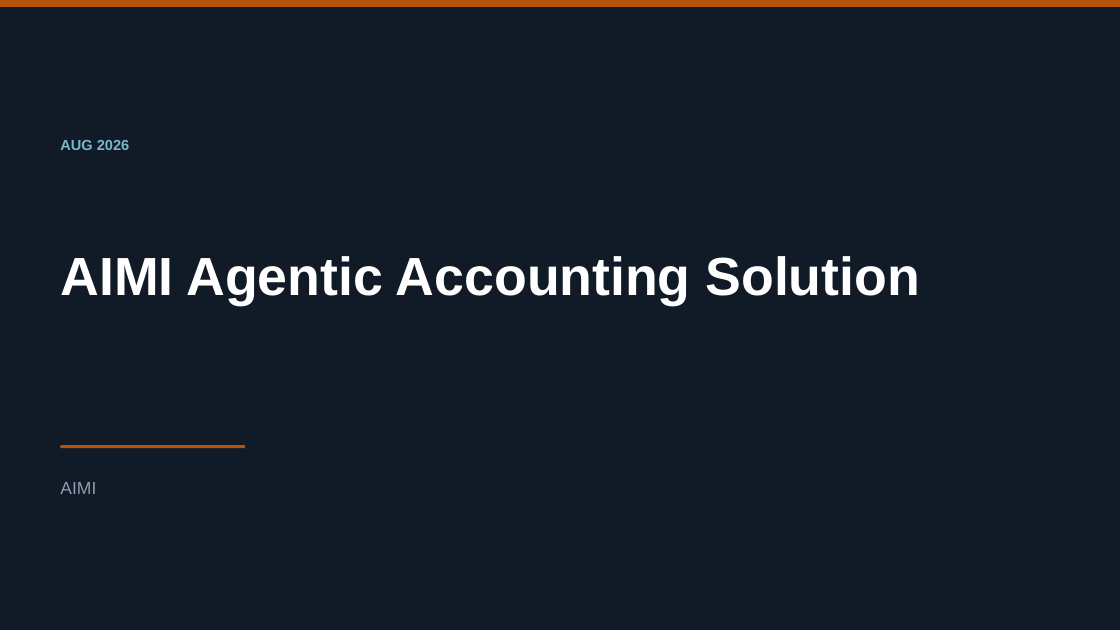
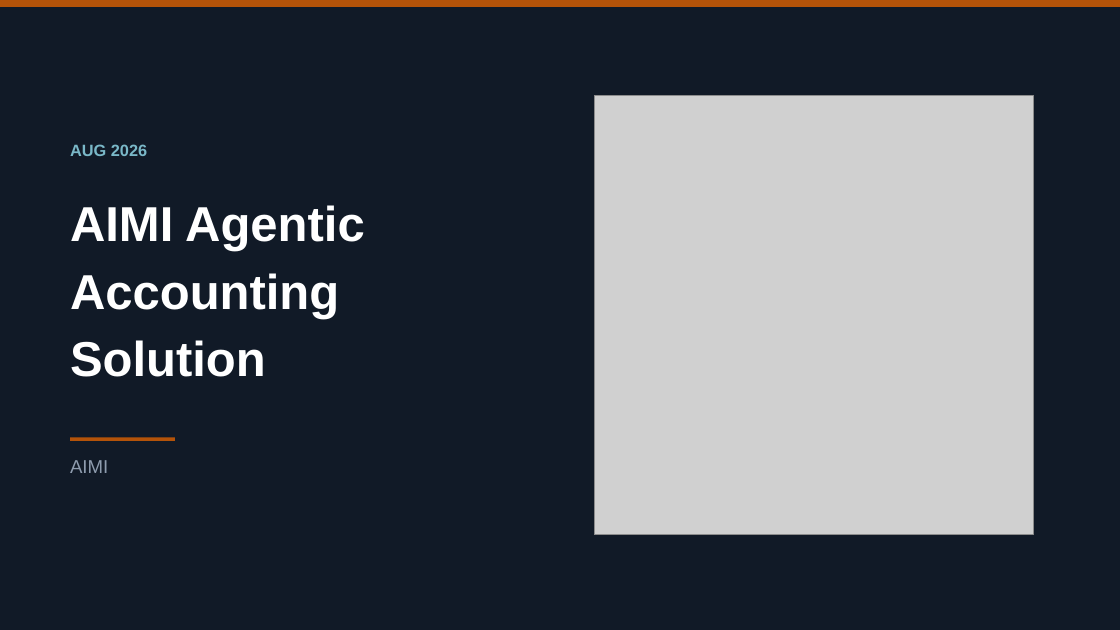
Before and after one commit to cllu/aimi-accounting-software-proposal, a slide deck: slide 1 of agent-native-accounting-deck.pptx. Drawn at 1120x630 pixels with LibreOffice and Linux fonts; fonts in the diff are those of the drawing; grey boxes stand for pictures. Boxes give left, top, right and bottom in pixels: in the first picture for what was removed or moved away, otherwise in the second. Text is boxed around its words. In the diff, an @@ line names an element or a change of style, - is before the commit and + after.

```diff
--- a/agent-native-accounting-deck.pptx
+++ b/agent-native-accounting-deck.pptx
@@ picture added at (x1=594, y1=96, x2=1033, y2=535) @@
@@ picture added at (x1=595, y1=97, x2=1033, y2=534) @@
@@ text "AUG 2026" moved from (x1=60, y1=140, x2=129, y2=150) to (x1=70, y1=144, x2=147, y2=156) @@
@@ text "AUG 2026" at (x1=70, y1=144, x2=147, y2=156): size 12.5 to 14 pt; line spacing 1.3 to 1; less space between paragraphs; vertical alignment top to middle @@
@@ text at (x1=70, y1=205, x2=365, y2=377): text changed; size 46 to 42 pt @@
-AIMI Agentic Accounting Solution
+AIMI Agentic
+Accounting
+Solution
@@ rectangle resized from (x1=60, y1=445, x2=245, y2=448) to (x1=70, y1=438, x2=175, y2=441) @@
@@ text "AIMI" moved from (x1=60, y1=482, x2=96, y2=494) to (x1=70, y1=460, x2=108, y2=473) @@
@@ text "AIMI" at (x1=70, y1=460, x2=108, y2=473): size 15 to 16 pt; line spacing 1.3 to 1; less space between paragraphs; vertical alignment top to middle @@
```
Also in this commit, not shown: 10 other slides changed, 1 slide added.
